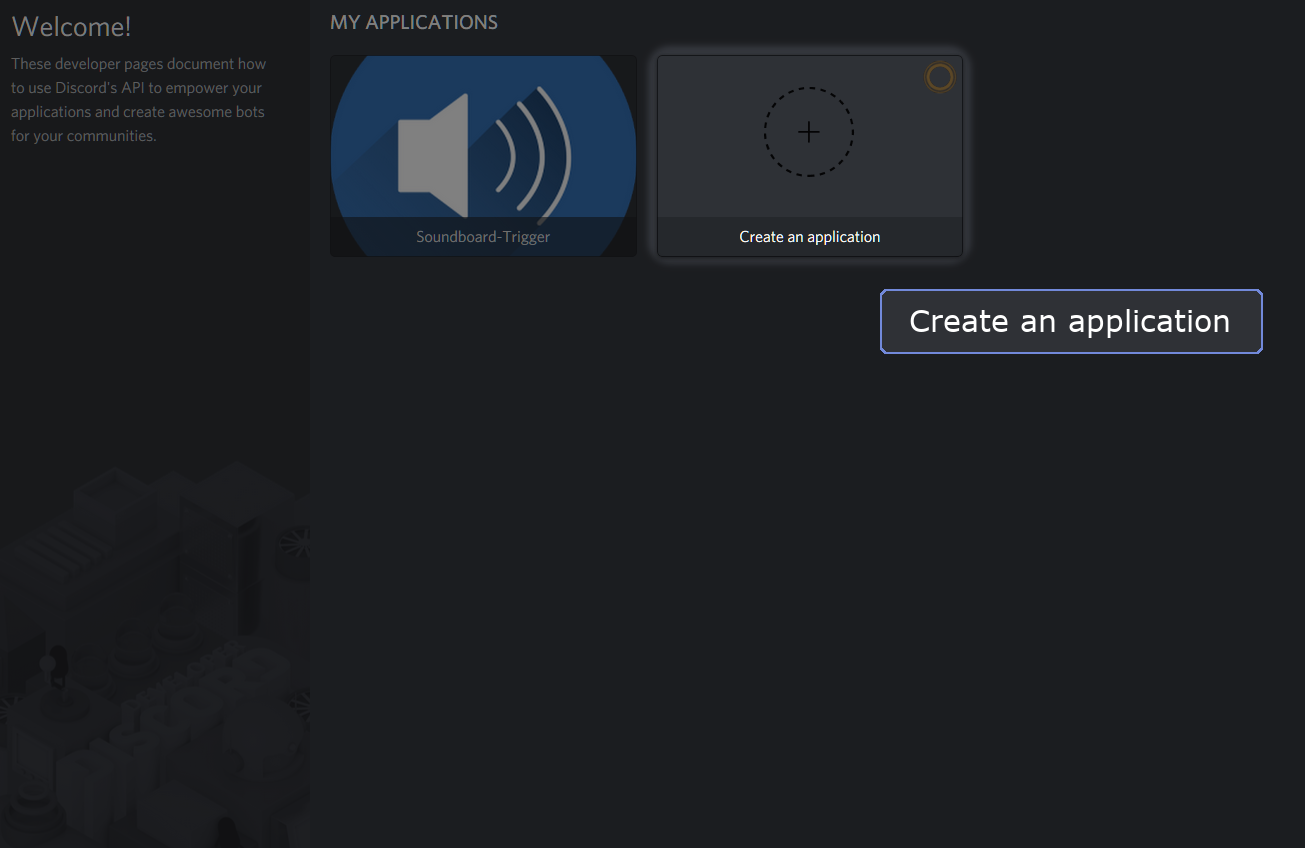
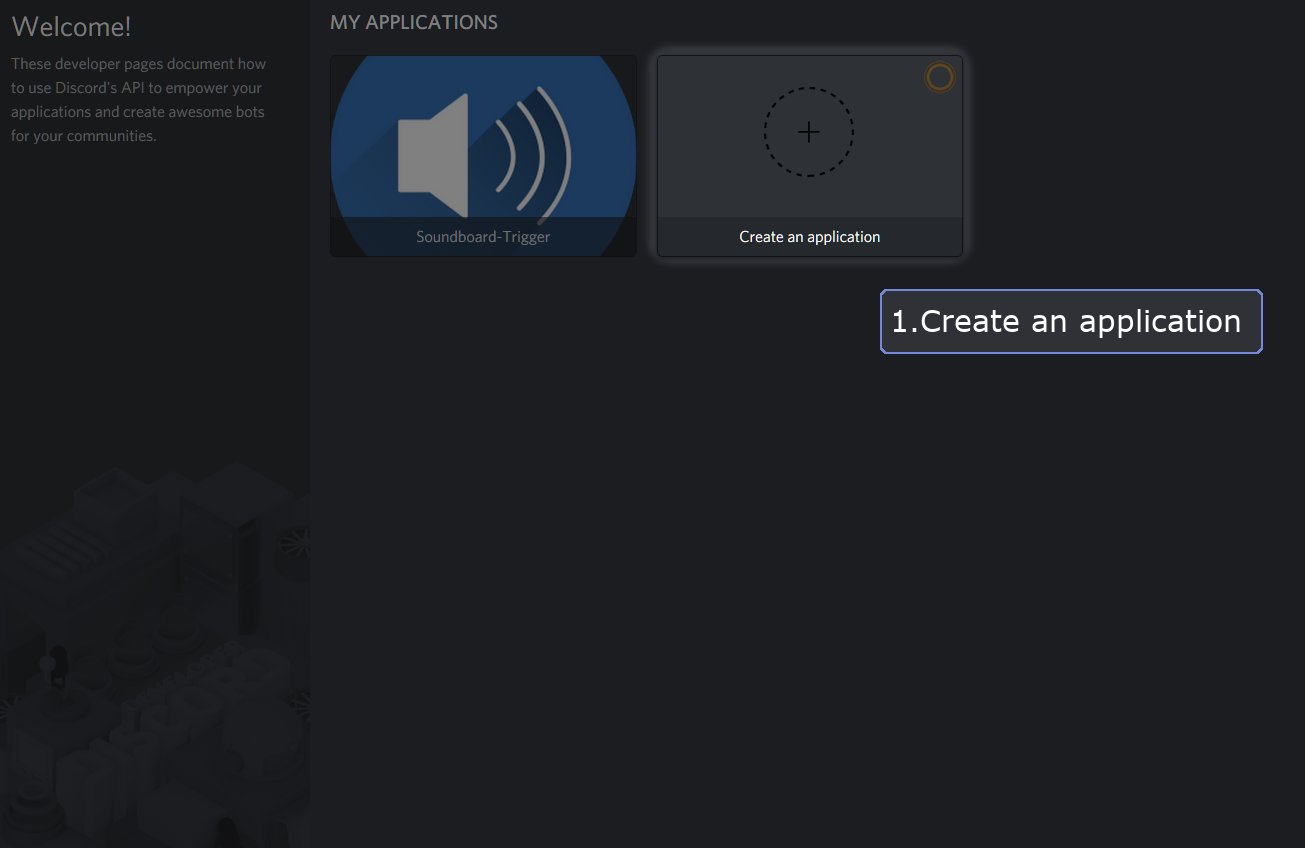
Layers edited between the first and the second w=1305, h=848 image:
renamed "Create an application" to "1.Create an application", painted on it over [894, 309, 1240, 338]
